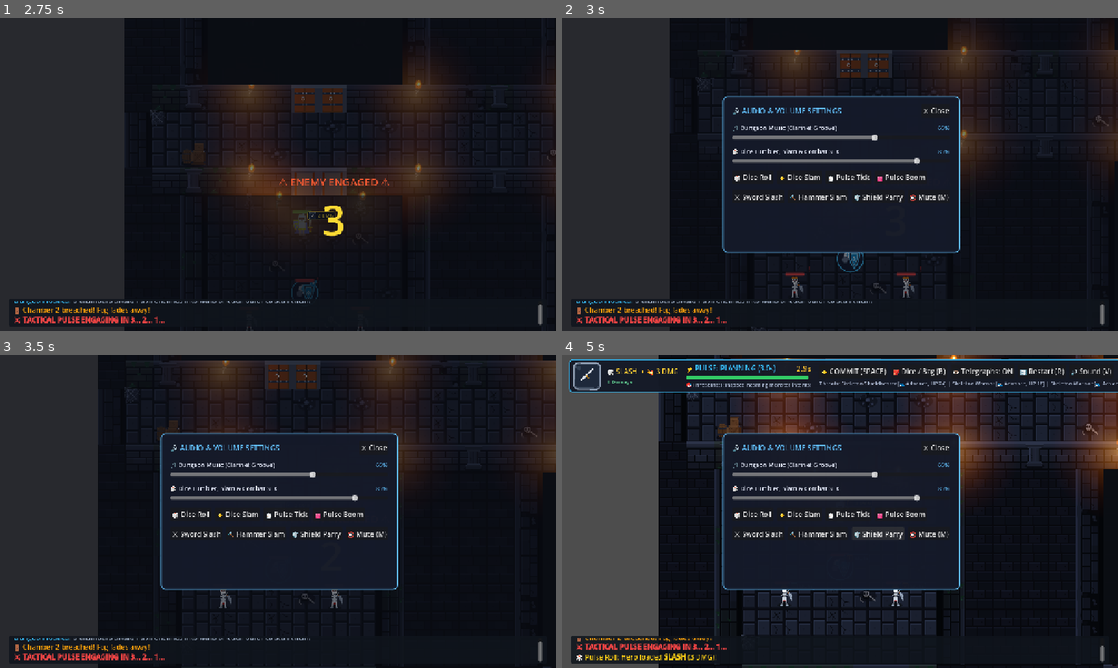
Above: before the commit, frames 1-4 (two rows, left to right).
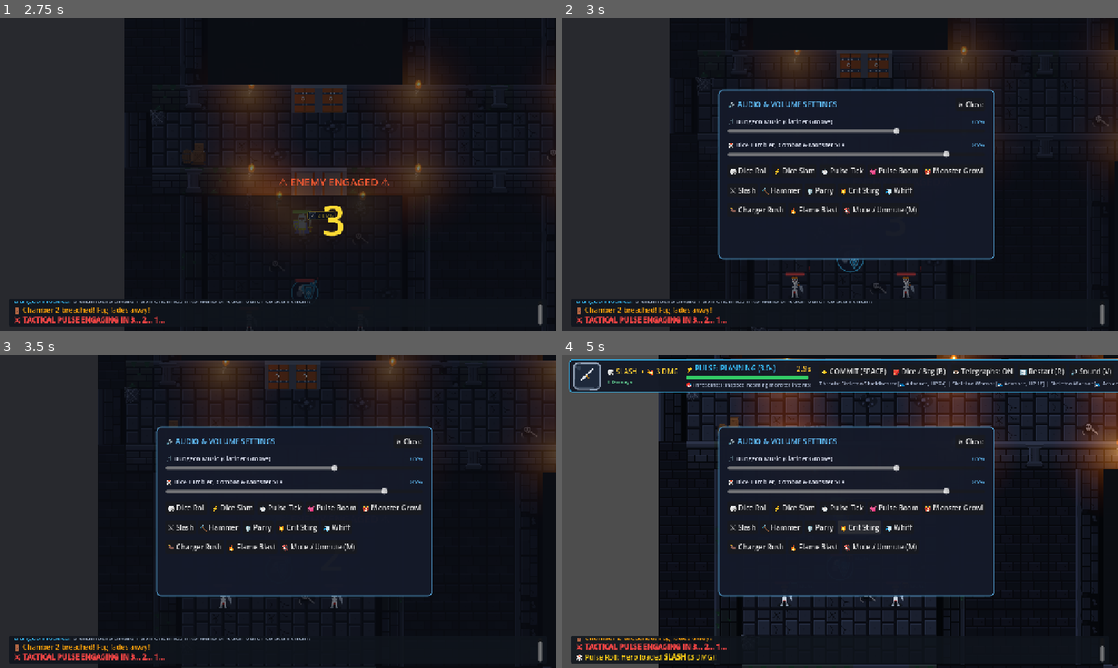
Above: after the commit, the same moments.

Repository: ShootyQ/DungeonGame
Game: Godot game, scene res://scenes/combat_arena.tscn
The game is run twice, just before and just after one commit, with the same random seed, the same clock (stepped at 60 frames per second) and the same inputs. Sound files missing from this copy of the repository are replaced by a short silence.
Inputs (mouse positions are in pixels of both pictures, inside the frame that each line leads up to):
- Up to frame 1 (2.75 s): tap B at 0.5, 1.25, 1.35, 2 s; move the mouse to (400, 158) at 0.52 s; hold D 0.53-1.28 s; tap R at 0.6 s; click (400, 158) at 0.67 s; tap Space at 0.77, 1.52 s; move the mouse to (166, 190) at 1.27 s; hold S 1.28-2.03 s; move the mouse to (333, 105) at 2.02 s; hold D from 2.03 s (still down); tap I at 2.1 s
- Up to frame 2 (3 s): move the mouse to (812, 237) at 2.77 s; release D at 2.78 s; hold W from 2.78 s (still down); tap V at 2.85 s; click (812, 237) at 2.92 s
- Up to frame 3 (3.5 s): keep holding W; tap Space at 3.02 s
- Up to frame 4 (5 s): release W at 3.5 s; click (951, 508) at 3.5 s, where only the run after the commit has a clickable "👹 Monster Growl"; click (856, 527) at 4.25 s, where only the run after the commit has a clickable "💥 Crit Sting"

Frame 1 is identical in both runs. In frame 2, 6.6% of the frame differs, in the area x 28-78%, y 22-78%; in frame 3, 6.5%; in frame 4, 8.1%.

Commit message:
Hook in critical hit sting, attack whiff, enemy intent growl, charger rush, and flame blast SFX

Diff:
--- a/scripts/combat_arena.gd
+++ b/scripts/combat_arena.gd
@@ -89,6 +89,11 @@
 var sfx_sword_slash: AudioStream
 var sfx_hammer_slam: AudioStream
 var sfx_shield_parry: AudioStream
+var sfx_crit_sting: AudioStream
+var sfx_attack_whiff: AudioStream
+var sfx_enemy_intent: AudioStream
+var sfx_charger_rush: AudioStream
+var sfx_pyro_flame: AudioStream
 var last_pulse_tick_sec: int = -1
 var music_volume: float = 0.65
 var sfx_volume: float = 0.85
@@ -1050,6 +1055,16 @@
 		sfx_hammer_slam = load("res://assets/audio/blunt_hammer_slam.wav")
 	if ResourceLoader.exists("res://assets/audio/shield_parry_clink.wav"):
 		sfx_shield_parry = load("res://assets/audio/shield_parry_clink.wav")
+	if ResourceLoader.exists("res://assets/audio/critical_hit_sting.wav"):
+		sfx_crit_sting = load("res://assets/audio/critical_hit_sting.wav")
+	if ResourceLoader.exists("res://assets/audio/attack_whiff_whoosh.wav"):
+		sfx_attack_whiff = load("res://assets/audio/attack_whiff_whoosh.wav")
+	if ResourceLoader.exists("res://assets/audio/enemy_intent_cue.wav"):
+		sfx_enemy_intent = load("res://assets/audio/enemy_intent_cue.wav")
+	if ResourceLoader.exists("res://assets/audio/charger_rush_roar.wav"):
+		sfx_charger_rush = load("res://assets/audio/charger_rush_roar.wav")
+	if ResourceLoader.exists("res://assets/audio/pyro_flame_ignite.wav"):
+		sfx_pyro_flame = load("res://assets/audio/pyro_flame_ignite.wav")
 
 	# Music Player (Plays the fantasy clarinet dungeon music)
 	music_player = AudioStreamPlayer.new()
@@ -1104,6 +1119,26 @@
 	if sfx_shield_parry:
 		play_sfx(sfx_shield_parry, randf_range(0.98, 1.02), 1.0)
 
+func play_critical_hit_sfx() -> void:
+	if sfx_crit_sting:
+		play_sfx(sfx_crit_sting, randf_range(0.98, 1.02), 2.5)
+
+func play_attack_whiff_sfx() -> void:
+	if sfx_attack_whiff:
+		play_sfx(sfx_attack_whiff, randf_range(0.96, 1.04))
+
+func play_enemy_intent_sfx() -> void:
+	if sfx_enemy_intent:
+		play_sfx(sfx_enemy_intent, randf_range(0.95, 1.05))
+
+func play_charger_rush_sfx() -> void:
+	if sfx_charger_rush:
+		play_sfx(sfx_charger_rush, randf_range(0.96, 1.04), 1.5)
+
+func play_pyro_flame_sfx() -> void:
+	if sfx_pyro_flame:
+		play_sfx(sfx_pyro_flame, randf_range(0.96, 1.04), 1.0)
+
 func set_music_volume(val: float) -> void:
 	music_volume = clamp(val, 0.0, 1.0)
 	if music_player:
@@ -1133,11 +1168,11 @@
 func _setup_audio_ui() -> void:
 	audio_settings_modal = PanelContainer.new()
 	audio_settings_modal.set_anchors_and_offsets_preset(Control.PRESET_CENTER)
-	audio_settings_modal.custom_minimum_size = Vector2(540, 360)
-	audio_settings_modal.offset_left = -270
-	audio_settings_modal.offset_top = -180
-	audio_settings_modal.offset_right = 270
-	audio_settings_modal.offset_bottom = 180
+	audio_settings_modal.custom_minimum_size = Vector2(560, 390)
+	audio_settings_modal.offset_left = -280
+	audio_settings_modal.offset_top = -195
+	audio_settings_modal.offset_right = 280
+	audio_settings_modal.offset_bottom = 195
 	audio_settings_modal.visible = false
 
 	var a_style = StyleBoxFlat.new()
@@ -1214,7 +1249,7 @@
 	var sfx_head = HBoxContainer.new()
 	sfx_vbox.add_child(sfx_head)
 	var sfx_lbl = Label.new()
-	sfx_lbl.text = "🎲 Dice Tumbler, Slam & Combat SFX"
+	sfx_lbl.text = "🎲 Dice Tumbler, Combat & Monster SFX"
 	sfx_lbl.add_theme_font_size_override("font_size", 14)
 	sfx_lbl.add_theme_color_override("font_color", Color(0.9, 0.92, 0.98))
 	sfx_head.add_child(sfx_lbl)
@@ -1237,9 +1272,9 @@
 	sfx_slider.value_changed.connect(set_sfx_volume)
 	sfx_vbox.add_child(sfx_slider)
 
-	# Quick Action Buttons Row 1: Dice & Pulse
+	# Quick Action Buttons Row 1: Dice & Pulse Timing
 	var test_hbox = HBoxContainer.new()
-	test_hbox.add_theme_constant_override("separation", 8)
+	test_hbox.add_theme_constant_override("separation", 6)
 	vbox.add_child(test_hbox)
 
 	var test_roll_btn = Button.new()
@@ -1262,28 +1297,58 @@
 	test_sub_btn.pressed.connect(play_pulse_heartbeat_sfx)
 	test_hbox.add_child(test_sub_btn)
 
-	# Quick Action Buttons Row 2: Combat & Mute
+	var test_intent_btn = Button.new()
+	test_intent_btn.text = "👹 Monster Growl"
+	test_intent_btn.pressed.connect(play_enemy_intent_sfx)
+	test_hbox.add_child(test_intent_btn)
+
+	# Quick Action Buttons Row 2: Combat Attacks & Impacts
 	var test_hbox2 = HBoxContainer.new()
-	test_hbox2.add_theme_constant_override("separation", 8)
+	test_hbox2.add_theme_constant_override("separation", 6)
 	vbox.add_child(test_hbox2)
 
 	var test_slash_btn = Button.new()
-	test_slash_btn.text = "⚔️ Sword Slash"
+	test_slash_btn.text = "⚔️ Slash"
 	test_slash_btn.pressed.connect(play_sword_slash_sfx)
 	test_hbox2.add_child(test_slash_btn)
 
 	var test_hammer_btn = Button.new()
-	test_hammer_btn.text = "🔨 Hammer Slam"
+	test_hammer_btn.text = "🔨 Hammer"
 	test_hammer_btn.pressed.connect(play_hammer_slam_sfx)
 	test_hbox2.add_child(test_hammer_btn)
 
 	var test_parry_btn = Button.new()
-	test_parry_btn.text = "🛡️ Shield Parry"
+	test_parry_btn.text = "🛡️ Parry"
 	test_parry_btn.pressed.connect(play_shield_parry_sfx)
 	test_hbox2.add_child(test_parry_btn)
 
+	var test_crit_btn = Button.new()
+	test_crit_btn.text = "💥 Crit Sting"
+	test_crit_btn.pressed.connect(play_critical_hit_sfx)
+	test_hbox2.add_child(test_crit_btn)
+
+	var test_whiff_btn = Button.new()
+	test_whiff_btn.text = "💨 Whiff"
+	test_whiff_btn.pressed.connect(play_attack_whiff_sfx)
+	test_hbox2.add_child(test_whiff_btn)
+
+	# Quick Action Buttons Row 3: Special Abilities & Mute
+	var test_hbox3 = HBoxContainer.new()
+	test_hbox3.add_theme_constant_override("separation", 6)
+	vbox.add_child(test_hbox3)
+
+	var test_charge_btn = Button.new()
+	test_charge_btn.text = "🐂 Charger Rush"
+	test_charge_btn.pressed.connect(play_charger_rush_sfx)
+	test_hbox3.add_child(test_charge_btn)
+
+	var test_flame_btn = Button.new()
+	test_flame_btn.text = "🔥 Flame Blast"
+	test_flame_btn.pressed.connect(play_pyro_flame_sfx)
+	test_hbox3.add_child(test_flame_btn)
+
 	var mute_btn = Button.new()
-	mute_btn.text = "🔇 Mute (M)"
+	mute_btn.text = "🔇 Mute / Unmute (M)"
 	mute_btn.pressed.connect(func():
 		if music_volume > 0.0 or sfx_volume > 0.0:
 			set_music_volume(0.0)
@@ -1292,7 +1357,7 @@
 			set_music_volume(0.65)
 			set_sfx_volume(0.85)
 	)
-	test_hbox2.add_child(mute_btn)
+	test_hbox3.add_child(mute_btn)
 
 func _toggle_backpack() -> void:
 	is_backpack_open = !is_backpack_open
@@ -2265,6 +2330,7 @@
 	# STEP 2: CHARGE RESOLUTION (Chargers rush forward, slam into walls or other units!)
 	for enemy in active_combat_enemies:
 		if is_instance_valid(enemy) and enemy.is_alive and enemy.intent_type == "CHARGE":
+			play_charger_rush_sfx()
 			var charge_path = enemy.telegraphed_tiles
 			var stopped = false
 			for t_tile in charge_path:
@@ -2391,6 +2457,7 @@
 
 		# PYROMANCER BLAST (AoE)
 		if enemy.intent_type == "BLAST":
+			play_pyro_flame_sfx()
 			enemy.animate_attack_thrust(grid_to_world(enemy.target_grid_pos))
 			_log("[color=#f97316]🔥 %s detonated a Flame Blast![/color]" % enemy.unit_name)
 			for b_tile in enemy.telegraphed_tiles:
@@ -2653,6 +2720,8 @@
 			)
 
 func _animate_overhead_enemies_roll() -> void:
+	if not active_combat_enemies.is_empty():
+		play_enemy_intent_sfx()
 	for enemy in active_combat_enemies:
 		if not is_instance_valid(enemy) or not enemy.is_alive:
 			continue
@@ -2779,14 +2848,16 @@
 
 	# Camera shake and dynamic combat sound impact!
 	_shake_camera(5.0 if is_crit else (2.0 if is_blocked else 3.5), 0.15)
-	if is_blocked:
+	if is_crit:
+		play_critical_hit_sfx()
+	elif is_blocked:
 		play_shield_parry_sfx()
+	elif is_miss:
+		play_attack_whiff_sfx()
 	elif "HAMMER" in action_title.to_upper() or "BASH" in action_title.to_upper() or "SMASH" in action_title.to_upper() or dmg >= 8:
 		play_hammer_slam_sfx()
-	elif not is_miss:
+	else:
 		play_sword_slash_sfx()
-	else:
-		play_dice_lock_sfx()
 
 	# Update HUD Last Action Callout
 	if last_action_label:
Not shown, added: assets/audio/attack_whiff_whoosh.wav.import
Not shown, added: assets/audio/charger_rush_roar.wav.import
Not shown, added: assets/audio/critical_hit_sting.wav.import
Not shown, added: assets/audio/enemy_intent_cue.wav.import
Not shown, added: assets/audio/pyro_flame_ignite.wav.import
Not shown, added: assets/audio/attack_whiff_whoosh.wav
Not shown, added: assets/audio/charger_rush_roar.wav
Not shown, added: assets/audio/critical_hit_sting.wav
Not shown, added: assets/audio/enemy_intent_cue.wav
Not shown, added: assets/audio/pyro_flame_ignite.wav
